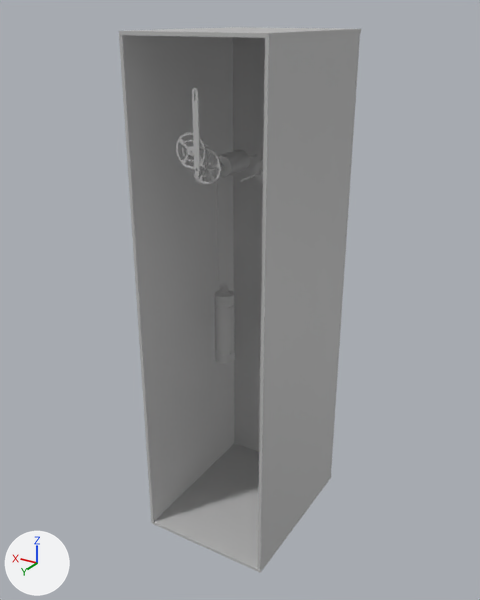
The FBX model virutalWatch/Assets/Models/gewichte_und_räderwerk_vorne.fbx, before and after one commit.
Rendered twice from a camera (50 mm lens) standing at (-9.06, 15.22, 14.95) and looking at (0.16, -0.14, 7.27). Lighting does not change. The marker at lower left points along +X, +Y and +Z. Where no turn or scale is listed for an object, it has been applied to the vertices.

Objects in the first picture: 'gewicht_L', 'rolle_gewicht_L', 'wand_hinten', 'wand_links', 'wand_oben', 'wand_rechts', 'wand_unten'.
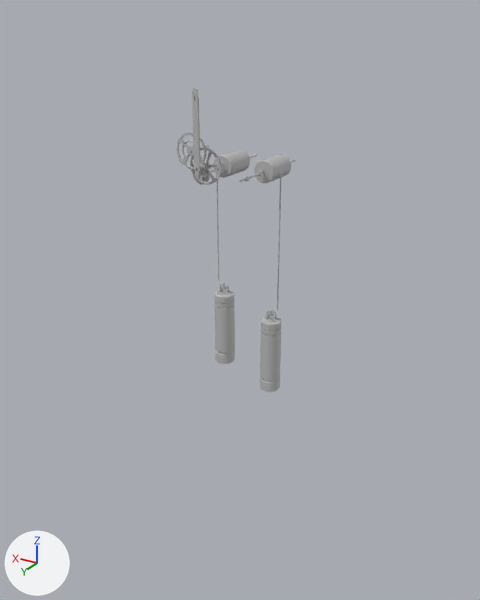
Where the newer file only moved an object's origin or applied its transform, the numbers keep the older frame.

What differs and where, as boxes (x1, y1, x2, y2) in the pictures (480 x 600 px):
'wand_links', hidden
    before: (119, 35, 234, 522)
'wand_rechts', hidden
    before: (258, 33, 359, 570)
'wand_hinten', hidden
    before: (233, 33, 360, 476)
'wand_unten', hidden
    before: (151, 443, 332, 573)
'wand_oben', hidden
    before: (119, 27, 361, 38)
'gewicht_R', unchanged, uncovered by the edit
    before: (260, 347, 261, 364)
    after: (260, 316, 282, 392)

What the commit changed:
Object 'wand_hinten' (ob_wand_hinten) is now hidden.
Object 'wand_links' (ob_wand_links) is now hidden.
Object 'wand_rechts' (ob_wand_rechts) is now hidden.
Object 'wand_unten' (ob_wand_unten) is now hidden.
Object 'wand_oben' (ob_wand_oben) is now hidden.
